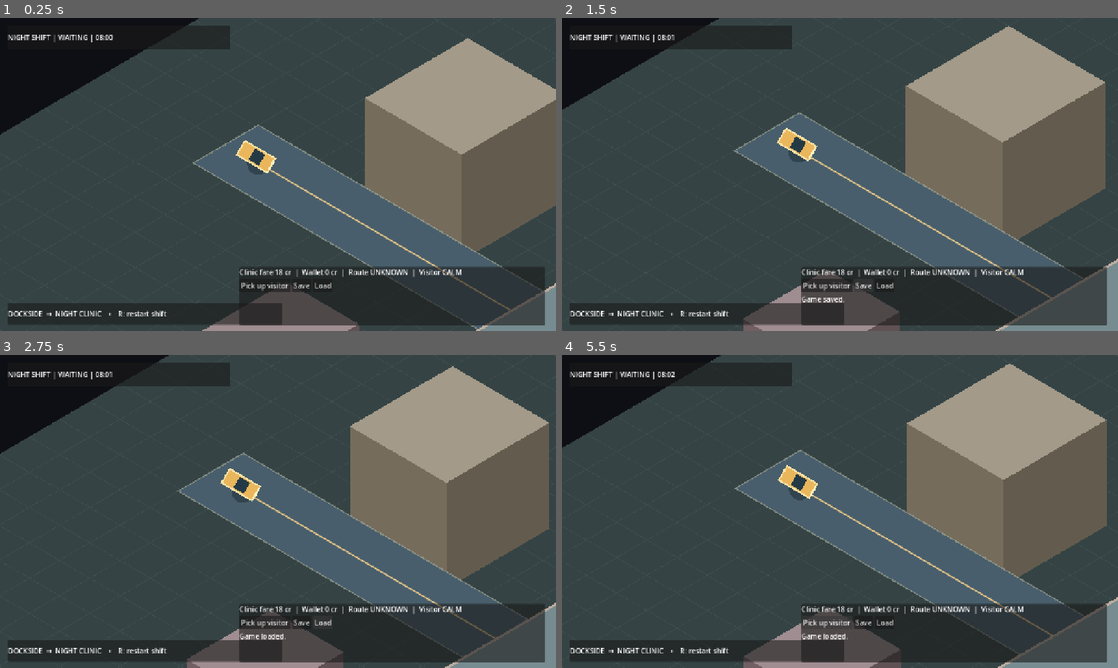
Above: before the commit, frames 1-4 (two rows, left to right).
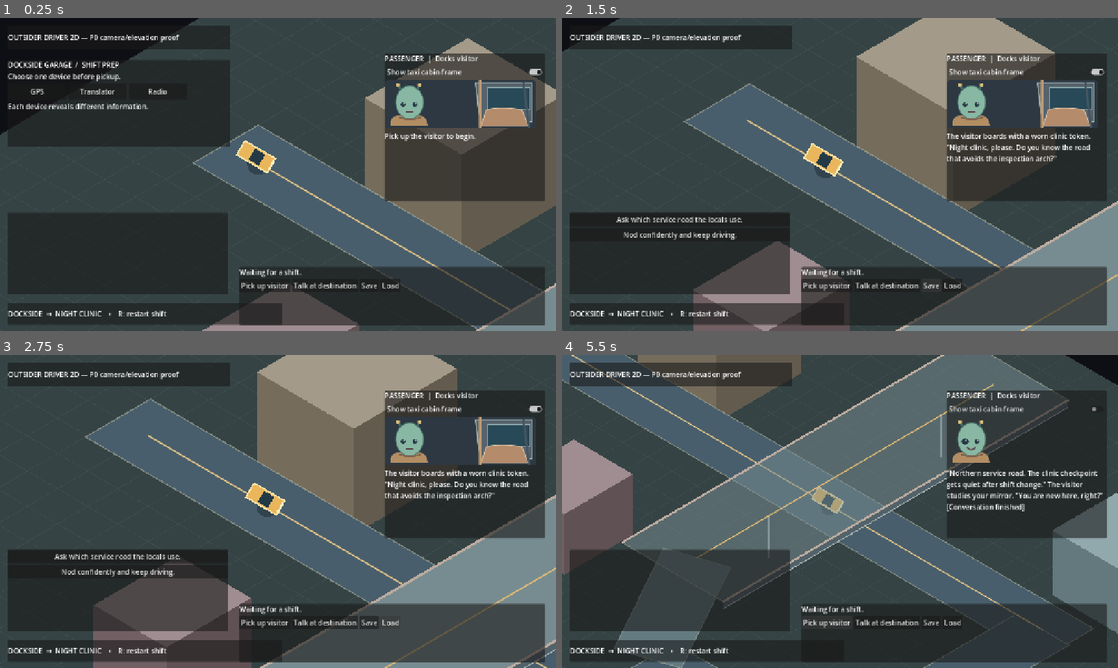
Above: after the commit, the same moments.

Repository: MohamedXIV/outsider-driver-2d
Game: Godot game, scene res://scenes/main.tscn
The game is run twice, just before and just after one commit, with the same random seed, the same clock (stepped at 60 frames per second) and the same inputs.
Inputs (mouse positions are in pixels of both pictures, inside the frame that each line leads up to):
- Up to frame 1 (0.25 s): no input
- Up to frame 2 (1.5 s): click "Pick up visitor" at 0.5 s; click "Save" at 1.25 s
- Up to frame 3 (2.75 s): click "Load" at 2 s
- Up to frame 4 (5.5 s): click (1029, 408) at 2.75 s, where only the run after the commit has a clickable "Show taxi cabin frame"; click (678, 555) at 3.5 s, where only the run after the commit has a clickable "Ask which service road the lo…"; click (884, 621) at 4.25 s, where only the run after the commit has a clickable "Talk at destination"; click "Pick up visitor" at 5 s

The runs differ from the first frame. In frame 1, 34% of the frame differs, in the area x 1-98%, y 4-89%; in frame 2, 43%; in frame 3, 54%; in frame 4, 60%, in the area x 0-100%, y 0-100%.
Error after the commit: Invalid access to property or key 'starter_device' on a base object of type 'RefCounted (GameSession)'. (res://scripts/main.gd:197)

Commit message:
P2: add playable shift-prep gear selection to garage HUD and walkthroughs

Diff:
--- a/scenes/main.tscn
+++ b/scenes/main.tscn
@@ -36,6 +36,48 @@
 [node name="HintLabel" type="Label" parent="HUD/HintPanel"]
 layout_mode = 2
 text = "DOCKSIDE  →  NIGHT CLINIC    •    R: restart shift"
+
+[node name="PrepPanel" type="PanelContainer" parent="HUD"]
+offset_left = 18.0
+offset_top = 96.0
+offset_right = 530.0
+offset_bottom = 296.0
+
+[node name="PrepContent" type="VBoxContainer" parent="HUD/PrepPanel"]
+layout_mode = 2
+
+[node name="PrepTitle" type="Label" parent="HUD/PrepPanel/PrepContent"]
+layout_mode = 2
+text = "DOCKSIDE GARAGE  /  SHIFT PREP"
+
+[node name="PrepHelp" type="Label" parent="HUD/PrepPanel/PrepContent"]
+layout_mode = 2
+text = "Choose one device before pickup."
+autowrap_mode = 3
+
+[node name="PrepChoices" type="HBoxContainer" parent="HUD/PrepPanel/PrepContent"]
+layout_mode = 2
+
+[node name="GPS" type="Button" parent="HUD/PrepPanel/PrepContent/PrepChoices"]
+custom_minimum_size = Vector2(135, 38)
+layout_mode = 2
+text = "GPS"
+
+[node name="Translator" type="Button" parent="HUD/PrepPanel/PrepContent/PrepChoices"]
+custom_minimum_size = Vector2(135, 38)
+layout_mode = 2
+text = "Translator"
+
+[node name="Radio" type="Button" parent="HUD/PrepPanel/PrepContent/PrepChoices"]
+custom_minimum_size = Vector2(135, 38)
+layout_mode = 2
+text = "Radio"
+
+[node name="PrepDetail" type="Label" parent="HUD/PrepPanel/PrepContent"]
+custom_minimum_size = Vector2(470, 60)
+layout_mode = 2
+text = "Each device reveals different information."
+autowrap_mode = 3
 
 [node name="PassengerPanel" type="PanelContainer" parent="HUD"]
 offset_left = 885.0
--- a/scripts/game_session.gd
+++ b/scripts/game_session.gd
@@ -8,17 +8,9 @@
 const JOB_ID: String = "job:docks-night-clinic"
 const ROUTE_ID: String = "route:docks-clinic-overpass"
 const FARE_CREDITS: int = 18
-# Starter equipment provides one source of information, never an automatic translation
-# of the city's foreign-language conversations.
-const STARTER_FACTS: Dictionary = {
-	"gps": "map:inspection-arch",
-	"translator": "translation:clinic-token",
-	"radio": "radio:two-local-languages"
-}
 const START_MINUTE: float = 8.0 * 60.0
 
 var phase: RidePhase = RidePhase.WAITING
-var starter_device: String = ""
 var world_minutes: float = START_MINUTE
 var credits: int = 0
 var suspicion: int = 0
@@ -40,17 +32,8 @@
 	return TaxiRide.new(route)
 
 
-func select_starter_device(device_id: String) -> bool:
-	if phase != RidePhase.WAITING or not starter_device.is_empty() \
-			or not STARTER_FACTS.has(device_id):
-		return false
-	starter_device = device_id
-	known_facts.append(str(STARTER_FACTS[device_id]))
-	return true
-
-
 func pickup() -> bool:
-	if phase != RidePhase.WAITING or starter_device.is_empty():
+	if phase != RidePhase.WAITING:
 		return false
 	phase = RidePhase.TRAVELING
 	return true
@@ -93,7 +76,6 @@
 		"passenger_id": PASSENGER_ID,
 		"job_id": JOB_ID,
 		"route_id": ROUTE_ID,
-		"starter_device": starter_device,
 		"phase": int(phase),
 		"world_minutes": world_minutes,
 		"credits": credits,
@@ -110,20 +92,13 @@
 	var restored_phase: int = int(value.get("phase", -1))
 	if restored_phase < 0 or restored_phase > int(RidePhase.COMPLETED):
 		return false
-	var gear_id: String = str(value.get("starter_device", ""))
-	if (not gear_id.is_empty() and not STARTER_FACTS.has(gear_id)) \
-			or (restored_phase != int(RidePhase.WAITING) and gear_id.is_empty()):
-		return false
 	var fresh_ride: TaxiRide = _create_ride()
 	if not fresh_ride.restore_snapshot(value.get("ride", {})):
 		return false
 	if not value.get("known_facts", null) is Array 			or not value.get("applied_story_events", null) is Array:
 		return false
-	if not gear_id.is_empty() and not value["known_facts"].has(str(STARTER_FACTS[gear_id])):
-		return false
 	ride = fresh_ride
 	phase = restored_phase as RidePhase
-	starter_device = gear_id
 	world_minutes = float(value.get("world_minutes", START_MINUTE))
 	credits = maxi(0, int(value.get("credits", 0)))
 	suspicion = maxi(0, int(value.get("suspicion", 0)))
--- a/scripts/main.gd
+++ b/scripts/main.gd
@@ -11,6 +11,10 @@
 @onready var _frame_toggle: CheckButton = $HUD/PassengerPanel/PassengerBody/FrameToggle
 @onready var _ride_state: Label = $HUD/RideBar/RideContent/RideState
 @onready var _notice_label: Label = $HUD/RideBar/RideContent/Notice
+@onready var _prep_panel: PanelContainer = $HUD/PrepPanel
+@onready var _prep_help: Label = $HUD/PrepPanel/PrepContent/PrepHelp
+@onready var _prep_detail: Label = $HUD/PrepPanel/PrepContent/PrepDetail
+@onready var _hint_label: Label = $HUD/HintPanel/HintLabel
 @onready var _pickup_button: Button = $HUD/RideBar/RideContent/Actions/Pickup
 @onready var _arrival_button: Button = $HUD/RideBar/RideContent/Actions/Arrived
 @onready var _save_button: Button = $HUD/RideBar/RideContent/Actions/Save
@@ -26,6 +30,9 @@
 
 func _ready() -> void:
 	_initialize_presentation()
+	$HUD/PrepPanel/PrepContent/PrepChoices/GPS.pressed.connect(_on_select_starter.bind("gps"))
+	$HUD/PrepPanel/PrepContent/PrepChoices/Translator.pressed.connect(_on_select_starter.bind("translator"))
+	$HUD/PrepPanel/PrepContent/PrepChoices/Radio.pressed.connect(_on_select_starter.bind("radio"))
 	_pickup_button.pressed.connect(_on_pickup)
 	_arrival_button.pressed.connect(_on_arrived)
 	_save_button.pressed.connect(_on_save)
@@ -64,6 +71,24 @@
 	_refresh_ui()
 	if OS.has_feature("web"):
 		JavaScriptBridge.eval("document.documentElement.dataset.inkReady='false';document.documentElement.dataset.inkChoice='none'", true)
+
+
+func _on_select_starter(device_id: String) -> void:
+	if not _session.select_starter_device(device_id):
+		return
+	_notice = "Prepared %s. You can now take the fare." % device_id.to_upper()
+	_refresh_ui()
+
+
+func _starter_information() -> String:
+	match _session.starter_device:
+		"gps":
+			return "GPS: The direct road crosses an inspection arch. No safe detour is marked."
+		"translator":
+			return "TRANSLATOR: The visitor's token reads NIGHT CLINIC — not an entry permit."
+		"radio":
+			return "RADIO: Two alien languages share the dial. Neither broadcast is intelligible yet."
+	return "Choose one working device. Each reveals different information about the city."
 
 
 func _on_pickup() -> void:
@@ -168,7 +193,14 @@
 
 
 func _refresh_ui() -> void:
+	_prep_panel.visible = _session.phase == GameSession.RidePhase.WAITING
+	var device_chosen: bool = not _session.starter_device.is_empty()
+	_prep_help.text = "Equipment locked for this shift." if device_chosen else "One working device. Choose before taking your first passenger."
+	_prep_detail.text = _starter_information()
+	for button in $HUD/PrepPanel/PrepContent/PrepChoices.get_children():
+		(button as Button).disabled = device_chosen
 	_pickup_button.visible = _session.phase == GameSession.RidePhase.WAITING
+	_pickup_button.disabled = not device_chosen
 	var arrival_offered: bool = _ink != null and _ink.current_frame().get("tags", []).has("arrival:offer")
 	_arrival_button.visible = _session.phase == GameSession.RidePhase.ARRIVED and not arrival_offered
 	_passenger_panel.visible = _session.phase == GameSession.RidePhase.TRAVELING \
@@ -185,11 +217,12 @@
 	_ride_state.text = "Clinic fare %d cr  |  Wallet %d cr  |  Route %s  |  Visitor %s" % [
 		GameSession.FARE_CREDITS, _session.credits, route_hint, passenger_hint
 	]
+	_hint_label.text = "DOCKSIDE GARAGE  |  Choose equipment to begin" if not device_chosen else _starter_information()
 	_notice_label.text = _notice
 	if OS.has_feature("web"):
 		var phase_name: String = status_text.to_lower()
-		var web_state: String = "Object.assign(document.documentElement.dataset,{ridePhase:'%s',rideCredits:'%d',rideSuspicion:'%d',rideFacts:'%d',rideClock:'%.3f',passengerVisible:'%s',choiceVisible:'%s',choiceCount:'%d',arrivalOffer:'%s'})" % [
-			phase_name, _session.credits, _session.suspicion, _session.known_facts.size(),
+		var web_state: String = "Object.assign(document.documentElement.dataset,{starterDevice:'%s',ridePhase:'%s',rideCredits:'%d',rideSuspicion:'%d',rideFacts:'%d',rideClock:'%.3f',passengerVisible:'%s',choiceVisible:'%s',choiceCount:'%d',arrivalOffer:'%s'})" % [
+			_session.starter_device, phase_name, _session.credits, _session.suspicion, _session.known_facts.size(),
 			_session.world_minutes, str(_passenger_panel.visible).to_lower(),
 			str(_choice_panel.visible).to_lower(),
 			_ink.current_frame().get("choices", []).size() if _ink != null else 0,
--- a/scripts/ride_save.gd
+++ b/scripts/ride_save.gd
@@ -1,8 +1,8 @@
 class_name RideSave
 extends RefCounted
 
-const SAVE_PATH: String = "user://outsider_driver_ride_v2.json"
-const VERSION: int = 2
+const SAVE_PATH: String = "user://outsider_driver_ride_v1.json"
+const VERSION: int = 1
 
 
 static func save(session: GameSession, ink: Dictionary, path: String = SAVE_PATH) -> bool:
--- a/tests/test_native_ride.gd
+++ b/tests/test_native_ride.gd
@@ -27,9 +27,18 @@
 	var passenger: PanelContainer = scene.get_node("HUD/PassengerPanel") as PanelContainer
 	var session: GameSession = scene.get("_session") as GameSession
 	assert(session.phase == GameSession.RidePhase.WAITING)
+	assert(pickup.disabled, "Pickup should require shift prep.")
 	await RenderingServer.frame_post_draw
 	_capture("waiting.png")
 
+	var prep: Button = scene.get_node("HUD/PrepPanel/PrepContent/PrepChoices/GPS") as Button
+	prep.pressed.emit()
+	await process_frame
+	assert(session.starter_device == "gps")
+	assert(session.known_facts.has("map:inspection-arch"))
+	assert(not pickup.disabled)
+	await RenderingServer.frame_post_draw
+	_capture("prepared.png")
 	pickup.pressed.emit()
 	await process_frame
 	assert(session.phase == GameSession.RidePhase.TRAVELING)
@@ -78,6 +87,8 @@
 	assert(restored.phase == GameSession.RidePhase.COMPLETED)
 	assert(restored.credits == GameSession.FARE_CREDITS)
 	assert(restored.known_facts.has("docks-route"))
+	assert(restored.known_facts.has("map:inspection-arch"))
+	assert(restored.starter_device == "gps")
 	assert(not restored.drop_off(), "Native Load allowed duplicate fare.")
 	print("P1_DESKTOP_NATIVE_PASS")
 	quit(0)
--- a/tests/test_session.gd
+++ b/tests/test_session.gd
@@ -6,11 +6,6 @@
 	state.advance(3.0)
 	assert(state.world_minutes > GameSession.START_MINUTE)
 	assert(state.ride.world_position() == start, "Taxi drove before pickup.")
-	assert(not state.pickup(), "A shift needs a prepared starter device.")
-	assert(not state.select_starter_device("unknown"))
-	assert(state.select_starter_device("gps"))
-	assert(not state.select_starter_device("translator"), "Starter choice must be single-use.")
-	assert(state.known_facts.has("map:inspection-arch"))
 	assert(state.pickup())
 	assert(not state.pickup(), "Pickup must happen only once.")
 	state.advance(100.0)
@@ -31,13 +26,12 @@
 	var save_path: String = "user://p1-session-fixture.json"
 	assert(RideSave.save(state, {}, save_path))
 	var envelope: Dictionary = RideSave.load(save_path)
-	assert(envelope.get("schema_version") == 2)
+	assert(envelope.get("schema_version") == 1)
 	var restored: GameSession = GameSession.new()
 	assert(restored.restore_snapshot(envelope["game"]))
 	assert(restored.phase == GameSession.RidePhase.COMPLETED)
 	assert(restored.credits == GameSession.FARE_CREDITS)
 	assert(restored.suspicion == 1)
-	assert(restored.starter_device == "gps")
 	assert(restored.known_facts.has("docks-route"))
 	assert(restored.ride.world_position() == state.ride.world_position())
 	assert(not restored.drop_off(), "Restore allowed double payment.")
@@ -45,7 +39,6 @@
 	restored.advance(2.0)
 	assert(restored.world_minutes > after_dropoff, "Completed ride froze the world.")
 	var traveling: GameSession = GameSession.new()
-	assert(traveling.select_starter_device("radio"))
 	assert(traveling.pickup())
 	traveling.advance(2.0)
 	var unfinished_path: String = "user://p1-unfinished-fixture.json"
@@ -55,19 +48,5 @@
 	assert(unfinished.phase == GameSession.RidePhase.TRAVELING)
 	assert(unfinished.credits == 0 and unfinished.ride.world_position() == traveling.ride.world_position())
 
-	# The three choices must remain differentiated and survive persistence.
-	var translation: GameSession = GameSession.new()
-	assert(translation.select_starter_device("translator"))
-	assert(translation.known_facts.has("translation:clinic-token"))
-	assert(not translation.known_facts.has("radio:two-local-languages"))
-	assert(translation.restore_snapshot(translation.snapshot()))
-	assert(translation.starter_device == "translator")
-	var invalid: Dictionary = translation.snapshot()
-	invalid["starter_device"] = "unlisted-gear"
-	assert(not GameSession.new().restore_snapshot(invalid), "Invalid equipment must reject save.")
-	invalid = translation.snapshot()
-	invalid["known_facts"] = []
-	assert(not GameSession.new().restore_snapshot(invalid), "Cannot lose the chosen gear's fact.")
-
 	print("P1_SESSION_NATIVE_PASS")
 	quit(0)
Not shown, changed: tests/web_ride_smoke.cjs
